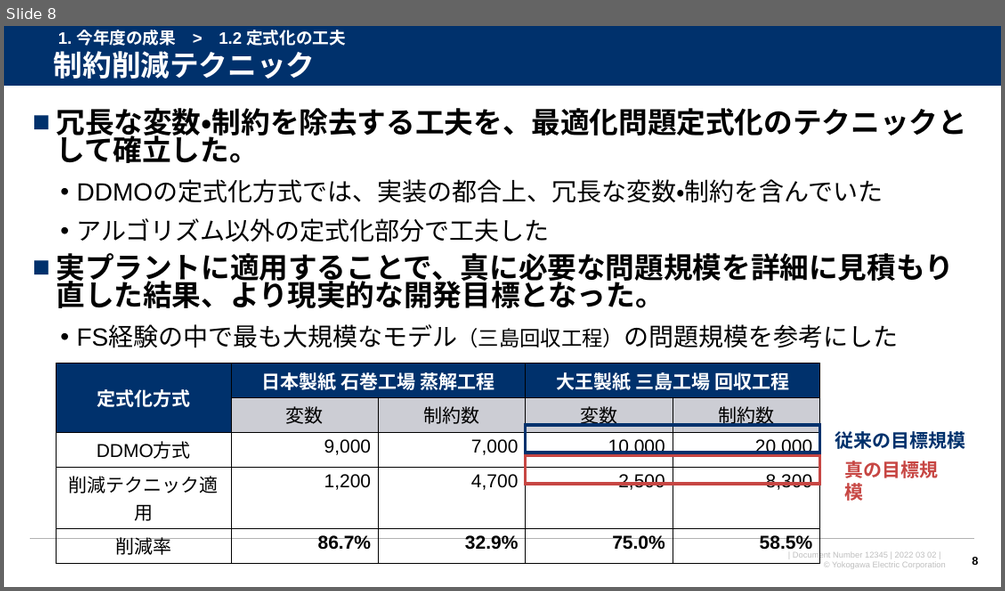
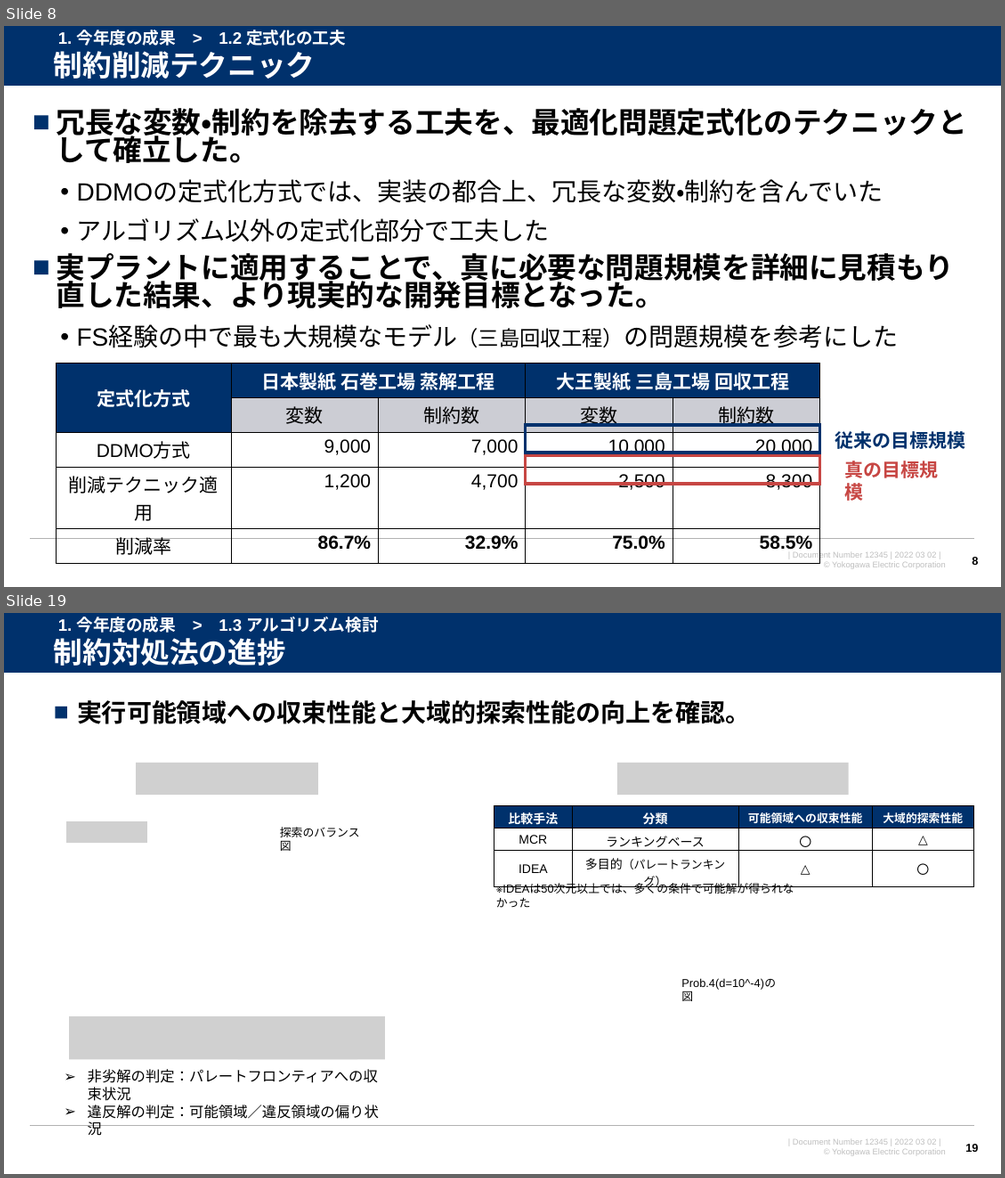
Before and after one commit to watarukumagai-git/opt, a slide deck: 220302_来年度の共同研究について_rev.0.pptx. Shown one above the other, each under a label of ours: slide 8 before the commit, slides 8 and 19 after it; the slides between them are not shown. The pictures are 1005x591 and 1005x1178 pixels, drawn with LibreOffice and Linux fonts; fonts in the diff are those of the drawing; grey boxes stand for pictures; background and template pictures are left out. Boxes give left, top, right and bottom in pixels: in the first picture for what was removed or moved away, otherwise in the second. Text is boxed around its words. In the diff, an @@ line names an element or a change of style, - is before the commit and + after.

```diff
--- a/220302_来年度の共同研究について_rev.0.pptx
+++ b/220302_来年度の共同研究について_rev.0.pptx
@@ slide 19 added at (4,613,1001,1174), background #FFFFFF; not listed: 4 template elements that a slide beside it also shows @@
@@ title added at (54,638,286,666), 28 pt, text #FFFFFF, bold @@
+制約対処法の進捗
@@ text added at (58,617,378,633), 16 pt, text #FFFFFF, bold @@
+1. 今年度の成果 > 1.3 アルゴリズム検討
@@ text added at (77,700,750,724), 24 pt, text #000000, bold @@
+■ 実行可能領域への収束性能と大域的探索性能の向上を確認。
@@ picture added at (136,763,318,795) @@
@@ picture added at (617,763,849,795) @@
@@ picture added at (67,821,147,844) @@
@@ table added at (494,806,974,893), 3 rows, 4 columns @@
+比較手法 | 分類 | 可能領域への収束性能 | 大域的探索性能
+MCR | ランキングベース | 〇 | △
+IDEA | 多目的（パレートランキング） | △ | 〇
@@ text added at (280,827,360,851), 11 pt, text #000000 @@
+探索のバランス図
@@ text added at (496,881,794,908), 11 pt, text #000000 @@
+※IDEAは50次元以上では、多くの条件で可能解が得られなかった
@@ text added at (681,978,776,1001), 11 pt, text #000000 @@
+Prob.4(d=10^-4)の図
@@ picture added at (69,1016,385,1060) @@
@@ picture added at (238,1038,357,1060) @@
@@ text added at (88,1069,379,1119), 14 pt, text #000000 @@
+➢ 非劣解の判定：パレートフロンティアへの収束状況
+➢ 違反解の判定：可能領域／違反領域の偏り状況
@@ page number added at (965,1143,978,1151), 11 pt, text #000000, bold @@
+19
```
Also in this commit, not shown: 7 slides changed, 9 other slides added.
